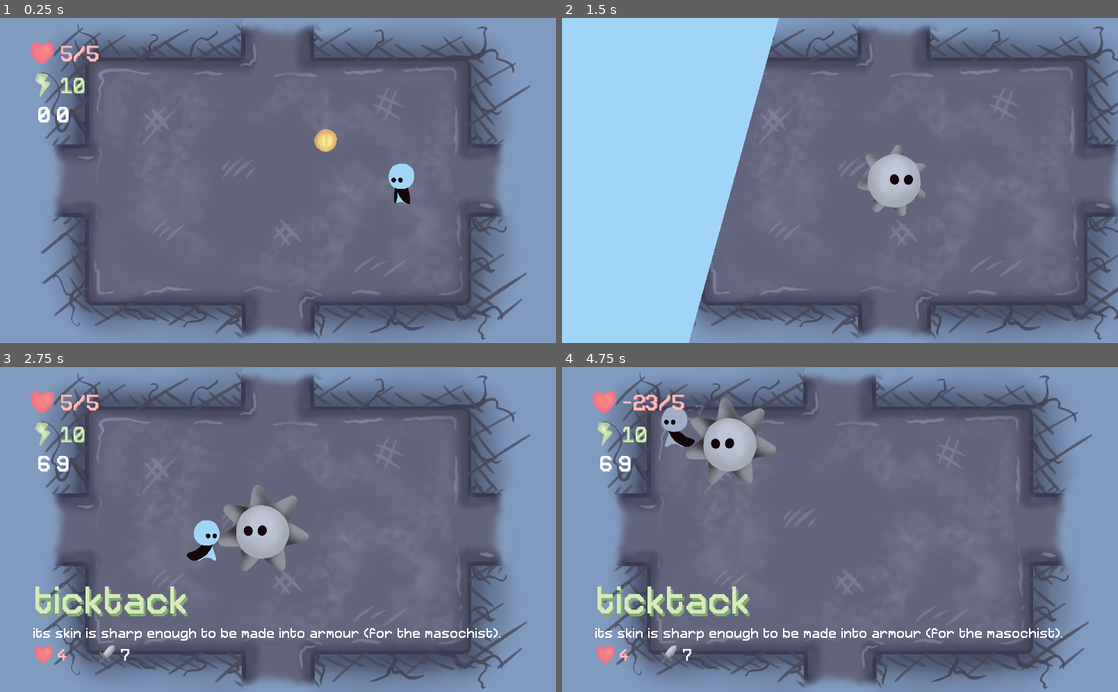
Above: before the commit, frames 1-4 (two rows, left to right).
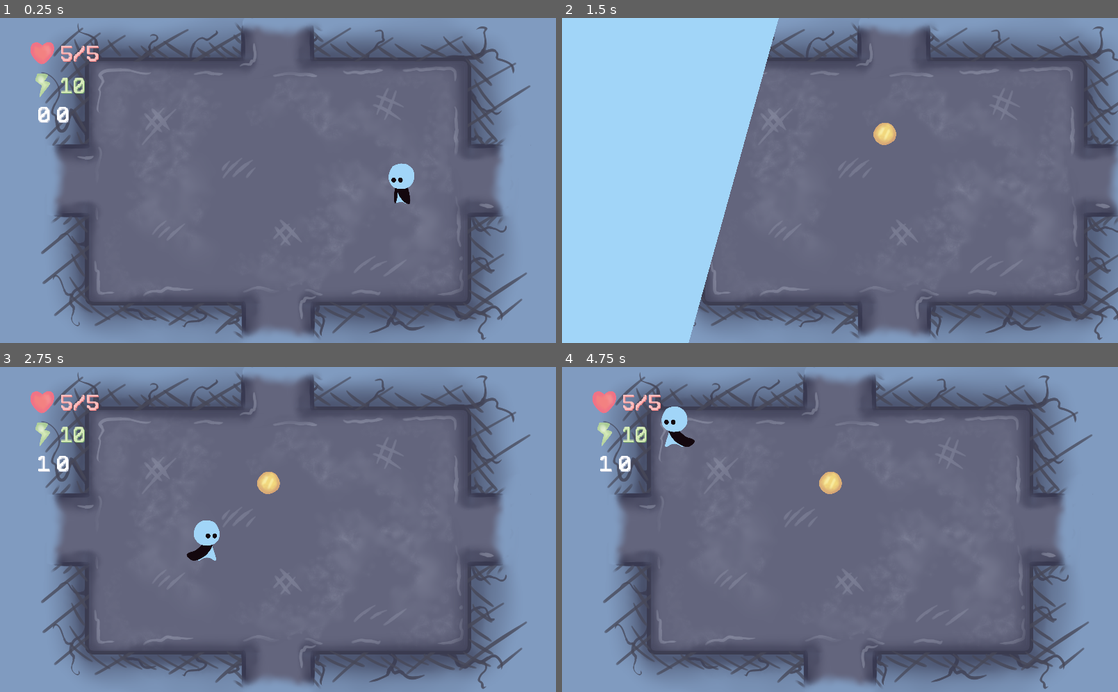
Above: after the commit, the same moments.

Repository: bucketfish/box-arena
Game: Godot game, scene res://base.tscn
Same seed, same stepped clock (60 frames per second), same inputs: the game is played once before the commit and once after it.
Inputs:
- Up to frame 1 (0.25 s): no input
- Up to frame 2 (1.5 s): tap Enter at 0.5 s; hold Right (right) 0.53-1.28 s; tap X (attack) at 0.6 s; hold Down (down) from 1.28 s (still down); tap Z (take) at 1.35 s
- Up to frame 3 (2.75 s): release Down (down) at 2.03 s; hold Right (right) from 2.03 s (still down); tap X (attack) at 2.1 s
- Up to frame 4 (4.75 s): release Right (right) at 2.78 s; hold Up (ui_up) 2.78-3.53 s; tap Z (take) at 2.85, 4.35 s; hold Left (left) from 3.53 s (still down); tap X (attack) at 3.6 s; tap Escape (pause) at 4.15 s

The runs differ from the first frame. In frame 1, 0.2% of the frame differs, in the area x 56-61%, y 34-42%; in frame 2, 1.7%; in frame 3, 4.9%; in frame 4, 5.5%, in the area x 6-90%, y 8-92%.

Commit message:
fixed bosses not moving bug

Diff:
--- a/base.gd
+++ b/base.gd
@@ -130,8 +130,7 @@
 
 		if bossmove_prev:
 			boss_move = true
-		else:
-			bosspause_timer.paused = false
+		bosspause_timer.paused = false
 
 	else: #is paused
 		player.canmove = false
--- a/persistent.gd
+++ b/persistent.gd
@@ -4,7 +4,7 @@
 
 var endgames = []
 
-var coords = Vector2(5, 9)
+var coords = Vector2()
 var places = {
 			Vector2(0, 0) :[],
 			Vector2(1, 0): ['cookie'],
